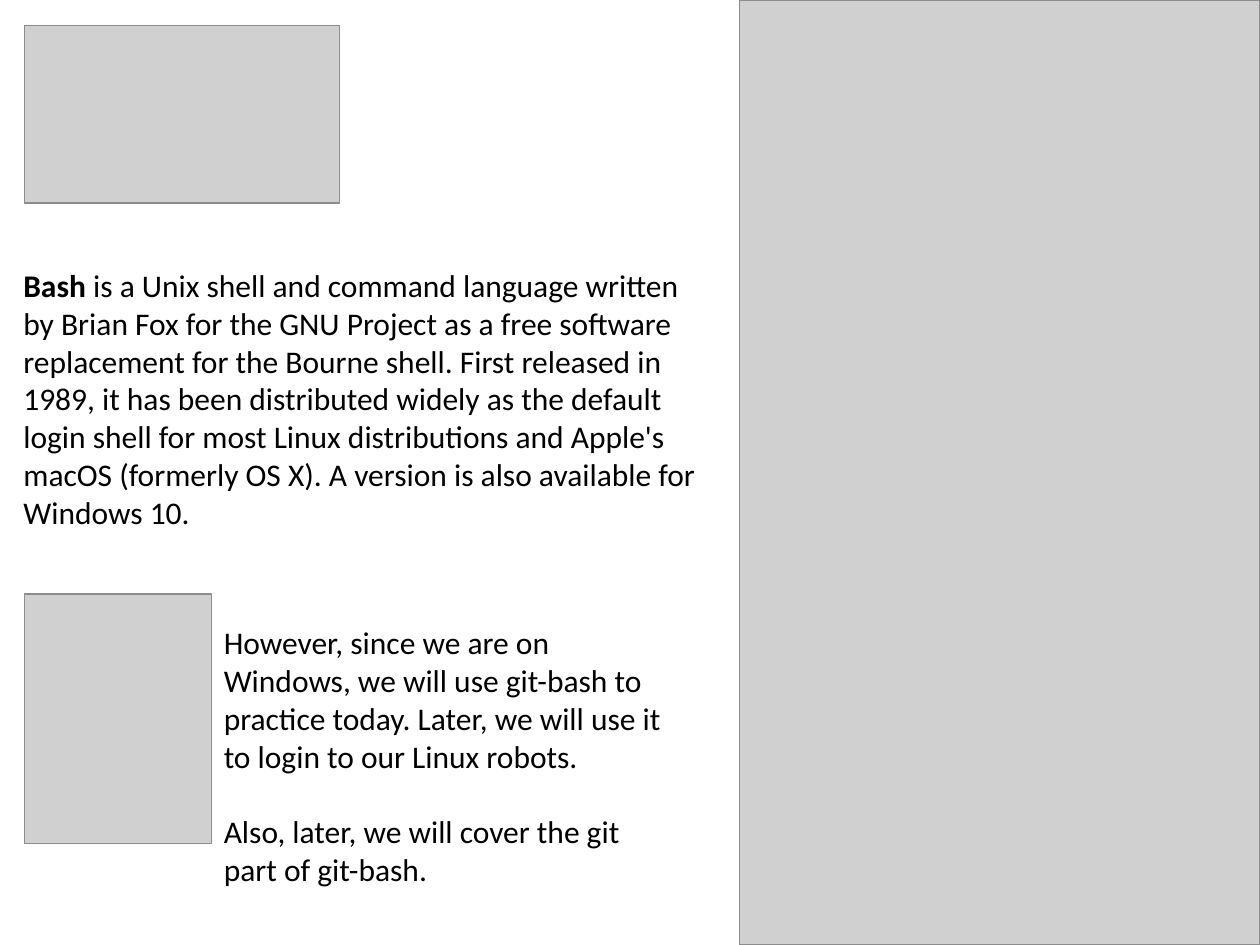
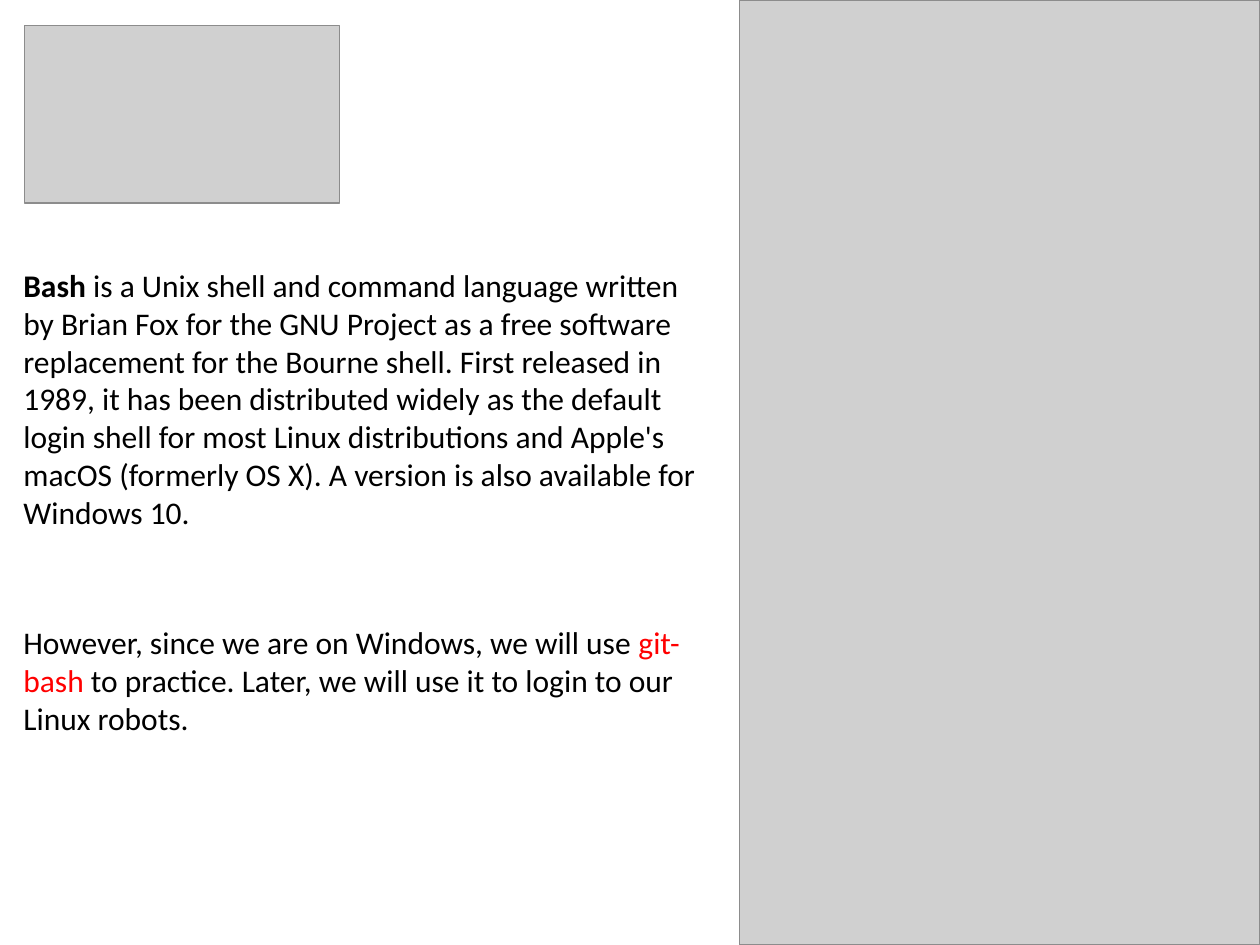
Before and after one commit to MarsUniversity/ece387-robotics, a slide deck: slide 8 of website/block_1_basics/lsn2/lsn2-linux.pptx. Drawn at 1260x945 pixels with LibreOffice and Linux fonts; fonts in the diff are those of the drawing; grey boxes stand for pictures. Boxes give left, top, right and bottom in pixels: in the first picture for what was removed or moved away, otherwise in the second. Text is boxed around its words. In the diff, an @@ line names an element or a change of style, - is before the commit and + after.

```diff
--- a/website/block_1_basics/lsn2/lsn2-linux.pptx
+++ b/website/block_1_basics/lsn2/lsn2-linux.pptx
@@ picture removed at bbox=[24, 595, 210, 844] @@
@@ text at bbox=[23, 632, 679, 731]: text changed @@
-However, since we are on Windows, we will use git-bash to practice today. Later, we will use it to login to our Linux robots.
-Also, later, we will cover the git part of git-bash.
+However, since we are on Windows, we will use git-bash to practice. Later, we will use it to login to our Linux robots.
```
Also in this commit, not shown: 9 other slides changed, 5 slides added, 21 other files.
